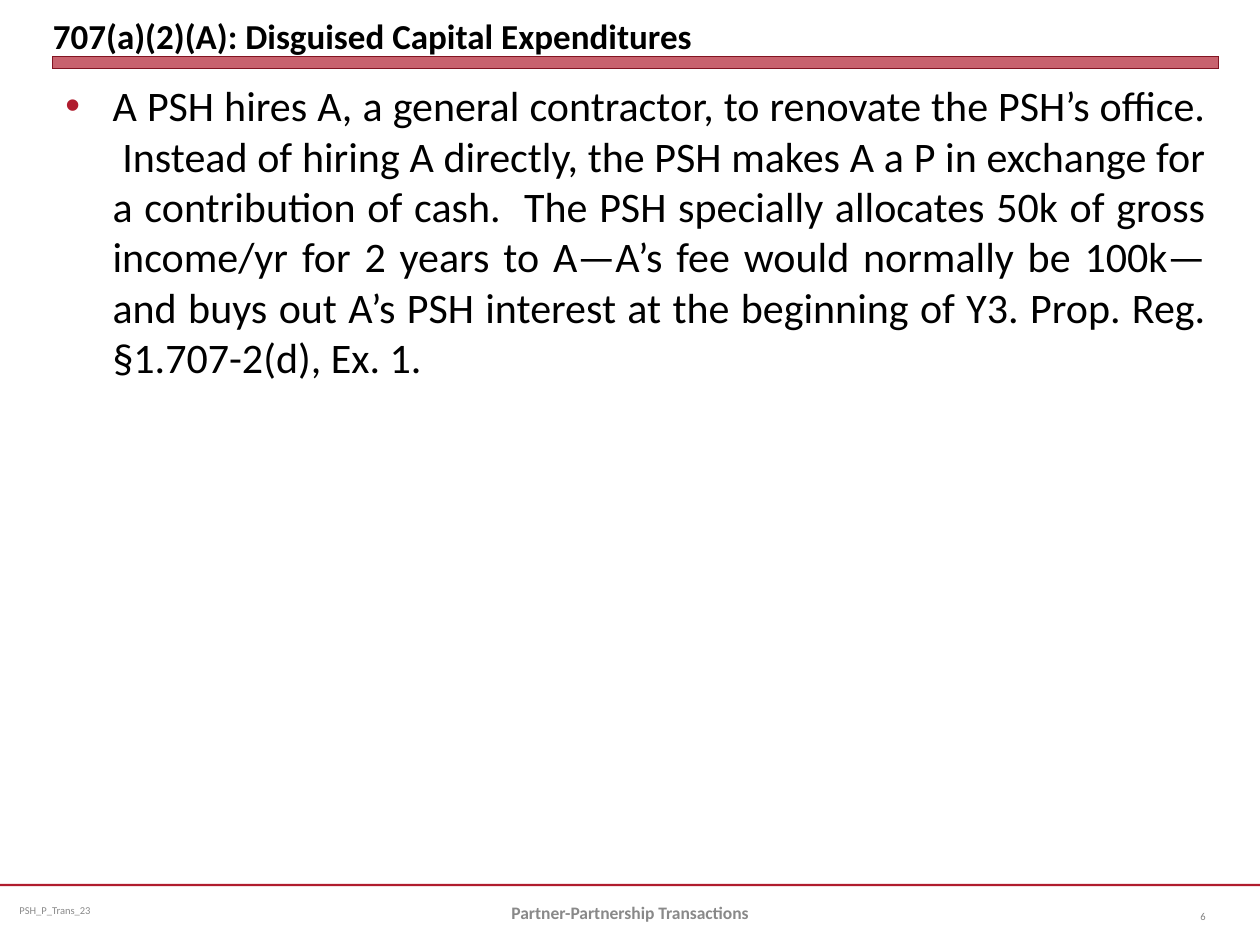
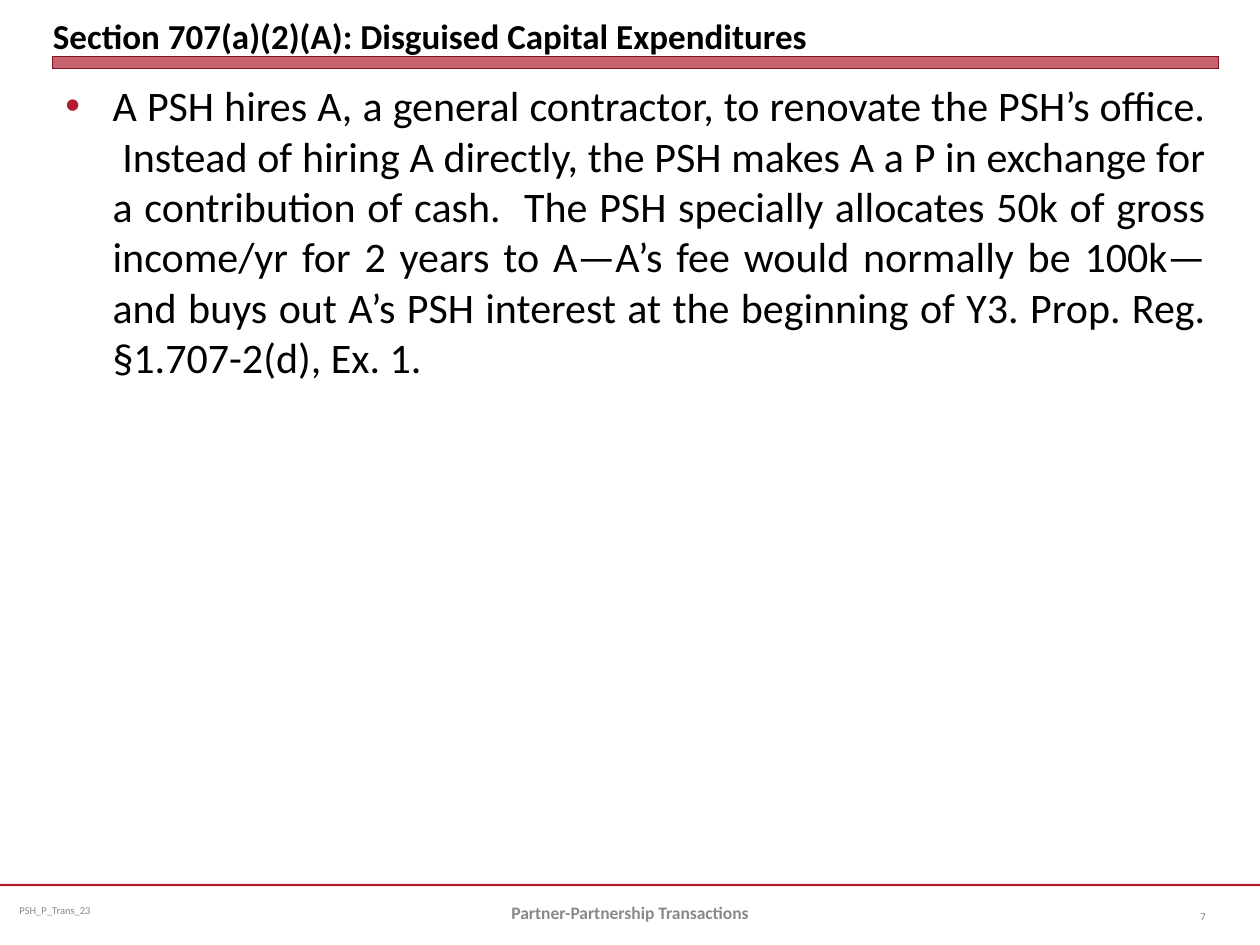
Before and after one commit to jmc877/Partnership-Tax, a slide deck: slide 7 of slides/PSH_P_Trans_23.pptx (slide 6 before the commit). Drawn at 1260x945 pixels with LibreOffice and Linux fonts; fonts in the diff are those of the drawing. Boxes give left, top, right and bottom in pixels: in the first picture for what was removed or moved away, otherwise in the second. Text is boxed around its words. In the diff, an @@ line names an element or a change of style, - is before the commit and + after.

```diff
--- a/slides/PSH_P_Trans_23.pptx
+++ b/slides/PSH_P_Trans_23.pptx
@@ title at <box>53,23,806,58</box>: text changed @@
-707(a)(2)(A): Disguised Capital Expenditures
+Section 707(a)(2)(A): Disguised Capital Expenditures
@@ page number at <box>1200,913,1205,920</box>: text changed @@
-6
+7
```
Also in this commit, not shown: 5 other slides changed, 4 other files.
